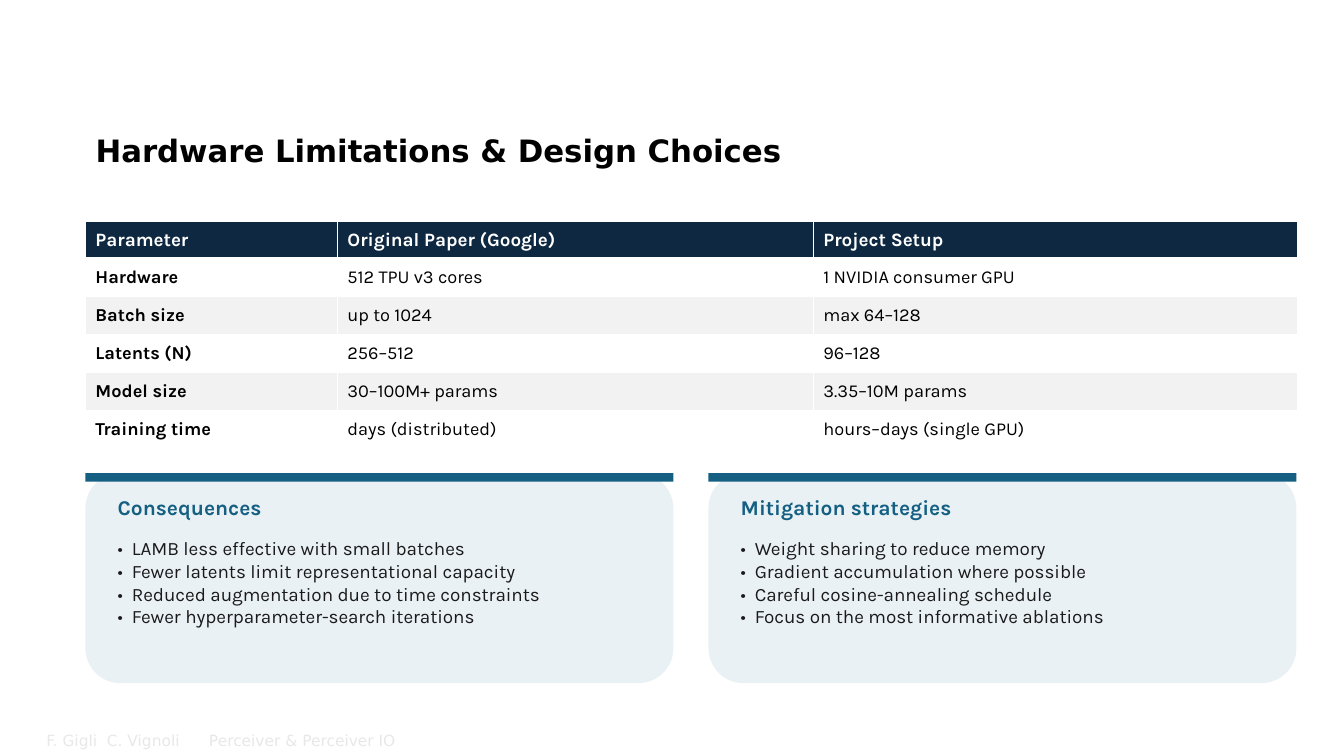
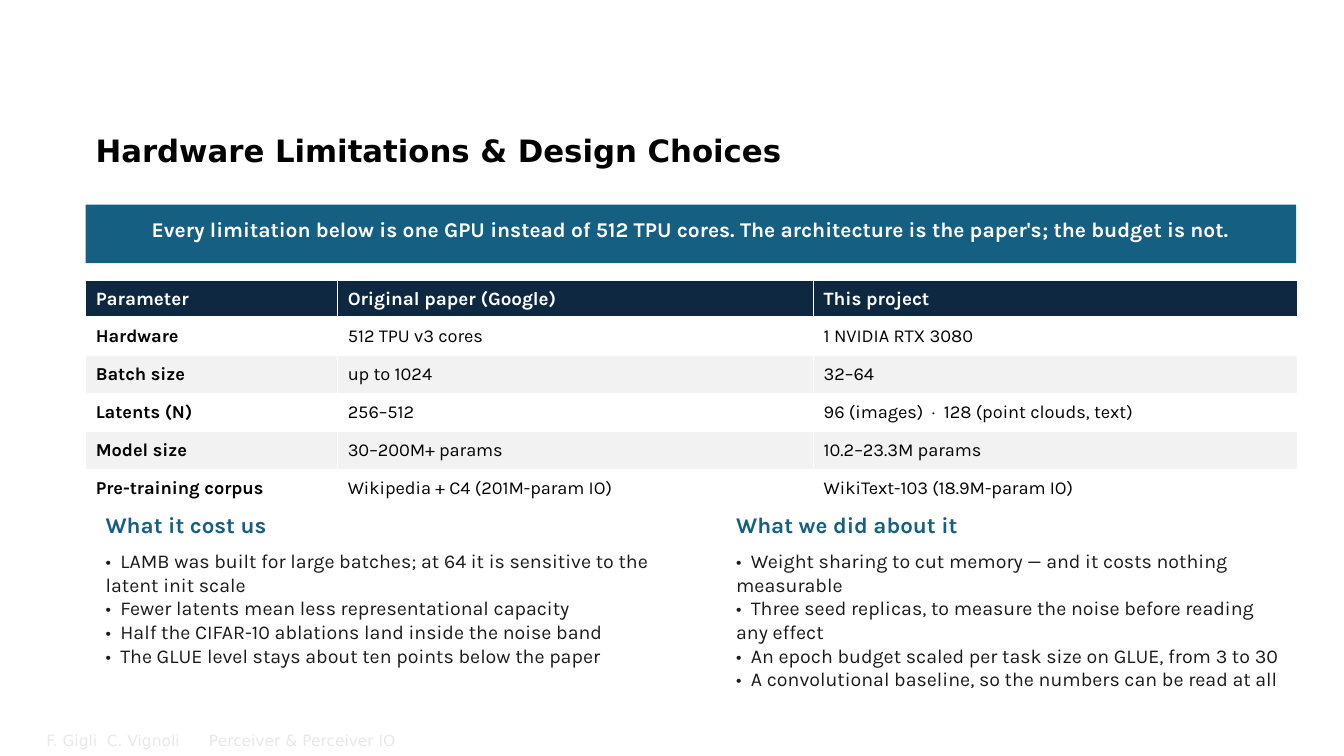
Before and after one commit to FrancescoGigli/Perceiver_project, a slide deck: slide 37 of sito/slide/Perceiver & Perceiver IO.pptx (slide 34 before the commit). Drawn at 1344x756 pixels with LibreOffice and Linux fonts; fonts in the diff are those of the drawing; background and template pictures are left out. Boxes give left, top, right and bottom in pixels: in the first picture for what was removed or moved away, otherwise in the second. Text is boxed around its words. In the diff, an @@ line names an element or a change of style, - is before the commit and + after.

Commit message:
Slide: revisione completa PDF e PPTX allineati
- notazione unica (Q=ZW_Q, un solo d_k), decoder O x D, query MLM O=M
- batch 32-64, niente dropout fra le aggiunte, bullet hardware/improvements veri per il codice
- GLUE ~10 punti sotto il paper, non ~8
- mappe d'attenzione dalla serie v2 (e01 5.84 bit vs e29 9.83 bit), figura riproducibile da _diag/attention_maps_v2.py
- commenti corrotti del .tex ripuliti; script _diag/ e figure delle 42 run tracciati

```diff
--- a/sito/slide/Perceiver & Perceiver IO.pptx
+++ b/sito/slide/Perceiver & Perceiver IO.pptx
@@ rectangle added at (86,205,1297,263), fill #156082 @@
@@ text added at (152,222,1228,243), 15 pt, text #FFFFFF, bold @@
+Every limitation below is one GPU instead of 512 TPU cores. The architecture is the paper's; the budget is not.
@@ table at (86,280,1299,512) @@
-row 1, column 2: Original Paper (Google)
+row 1, column 2: Original paper (Google)
-row 1, column 3: Project Setup
+row 1, column 3: This project
-row 2, column 3: 1 NVIDIA consumer GPU
+row 2, column 3: 1 NVIDIA RTX 3080
-row 3, column 3: max 64–128
+row 3, column 3: 32–64
-row 4, column 3: 96–128
+row 4, column 3: 96 (images) · 128 (point clouds, text)
-row 5, column 2: 30–100M+ params
+row 5, column 2: 30–200M+ params
-row 5, column 3: 3.35–10M params
+row 5, column 3: 10.2–23.3M params
-row 6: Training time | days (distributed) | hours–days (single GPU)
+row 6: Pre-training corpus | Wikipedia + C4 (201M-param IO) | WikiText-103 (18.9M-param IO)
@@ table: place and size @@
-table at (86,221,1299,448)
+table at (86,280,1299,512)
@@ rounded rectangle removed at (86,473,674,683) @@
@@ rectangle removed at (86,473,674,481) @@
@@ rounded rectangle removed at (709,473,1297,683) @@
@@ rectangle removed at (709,473,1297,481) @@
@@ text removed at (741,500,951,521) @@
-Mitigation strategies
@@ text at (106,517,267,534): text changed; size 15 to 16 pt @@
-Consequences
+What it cost us
@@ text added at (736,517,957,534), 16 pt, text #156082, bold @@
+What we did about it
@@ text at (106,554,648,668): text changed; size 13.5 to 14 pt @@
-• LAMB less effective with small batches
-• Fewer latents limit representational capacity
-• Reduced augmentation due to time constraints
-• Fewer hyperparameter-search iterations
+• LAMB was built for large batches; at 64 it is sensitive to the latent init scale
+• Fewer latents mean less representational capacity
+• Half the CIFAR-10 ablations land inside the noise band
+• The GLUE level stays about ten points below the paper
@@ text added at (736,554,1278,688), 14 pt, text #1A1A1A @@
+• Weight sharing to cut memory — and it costs nothing measurable
+• Three seed replicas, to measure the noise before reading any effect
+• An epoch budget scaled per task size on GLUE, from 3 to 30
+• A convolutional baseline, so the numbers can be read at all
@@ text removed at (755,542,1103,624) @@
-• Weight sharing to reduce memory
-• Gradient accumulation where possible
-• Careful cosine-annealing schedule
-• Focus on the most informative ablations
```
Also in this commit, not shown: 19 other slides changed, 12 slides added, 9 slides removed, 20 other files.
